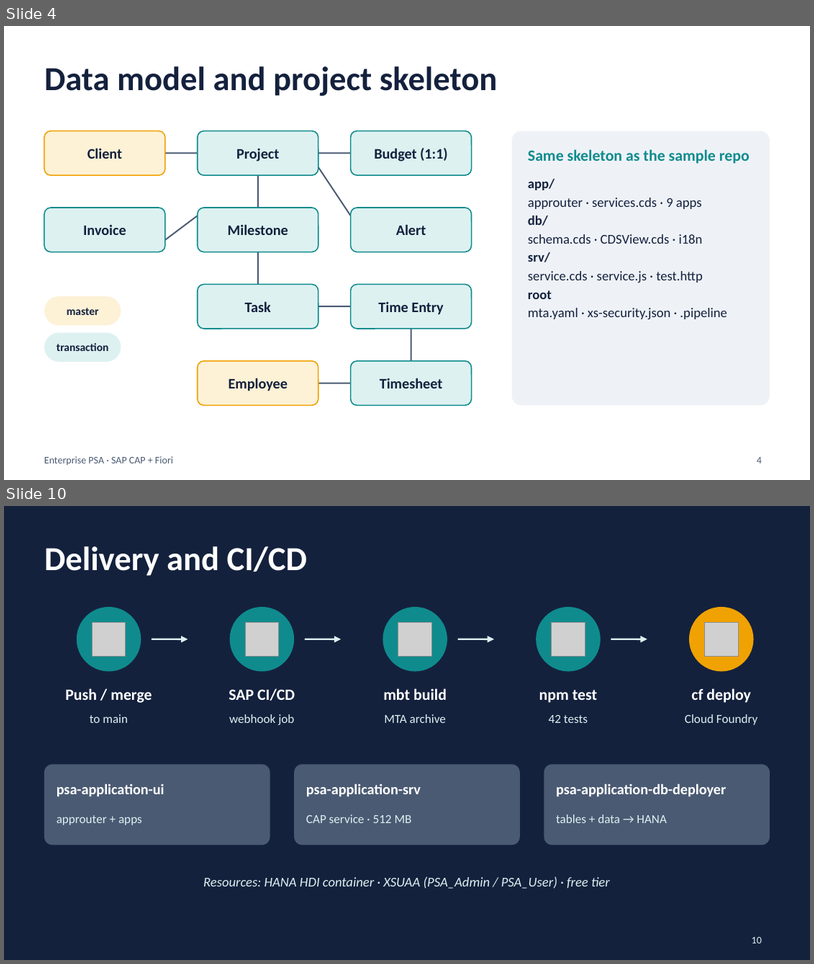
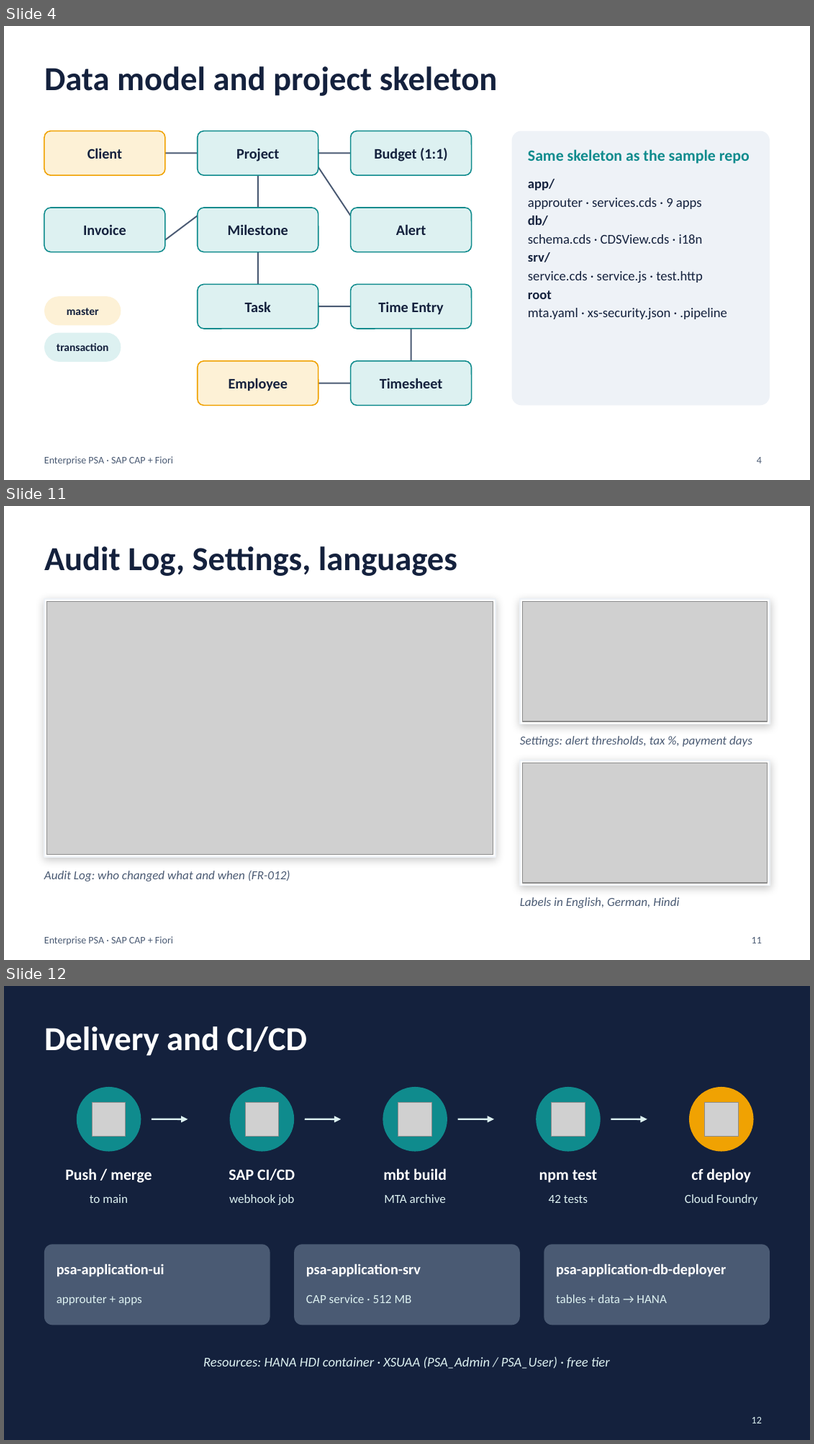
Before and after one commit to saurabh-1907/Saurabh-Pandey-SPRINT-EVALUATION, a slide deck: docs/PSA_Project_Overview.pptx. Shown one above the other, each under a label of ours: slides 4 and 10 before the commit, slides 4, 11 and 12 after it; the slides between them are not shown. The pictures are 814x964 and 814x1444 pixels, drawn with LibreOffice and Linux fonts; fonts in the diff are those of the drawing; grey boxes stand for pictures. Boxes give left, top, right and bottom in pixels: in the first picture for what was removed or moved away, otherwise in the second. Text is boxed around its words. In the diff, an @@ line names an element or a change of style, - is before the commit and + after.

```diff
--- a/docs/PSA_Project_Overview.pptx
+++ b/docs/PSA_Project_Overview.pptx
@@ slide 11 added at bbox=[4, 506, 810, 960], background #FFFFFF; not listed: 1 template element that a slide beside it also shows @@
@@ title added at bbox=[44, 546, 458, 576], 30 pt, text #14213D, bold @@
+Audit Log, Settings, languages
@@ rectangle added at bbox=[44, 599, 496, 857], fill #FFFFFF, outline #EEF2F7 1 pt @@
@@ picture added at bbox=[46, 601, 494, 854] @@
@@ rectangle added at bbox=[520, 599, 770, 723], fill #FFFFFF, outline #EEF2F7 1 pt @@
@@ picture added at bbox=[522, 601, 768, 721] @@
@@ text added at bbox=[520, 736, 753, 746], 11 pt, text #4A5A73, italic @@
+Settings: alert thresholds, tax %, payment days
@@ rectangle added at bbox=[520, 760, 770, 885], fill #FFFFFF, outline #EEF2F7 1 pt @@
@@ picture added at bbox=[522, 762, 768, 883] @@
@@ text added at bbox=[44, 870, 291, 881], 11 pt, text #4A5A73, italic @@
+Audit Log: who changed what and when (FR-012)
@@ text added at bbox=[520, 897, 679, 908], 11 pt, text #4A5A73, italic @@
+Labels in English, German, Hindi
@@ page number added at bbox=[752, 937, 762, 943], 9 pt, text #4A5A73 @@
+11
@@ what was slide 10 is now slide 12 @@
@@ page number at bbox=[752, 1417, 762, 1423]: text changed @@
-10
+12
```
Also in this commit, not shown: 5 slides changed, 2 other slides added, 1 slide removed, 1 other file.
